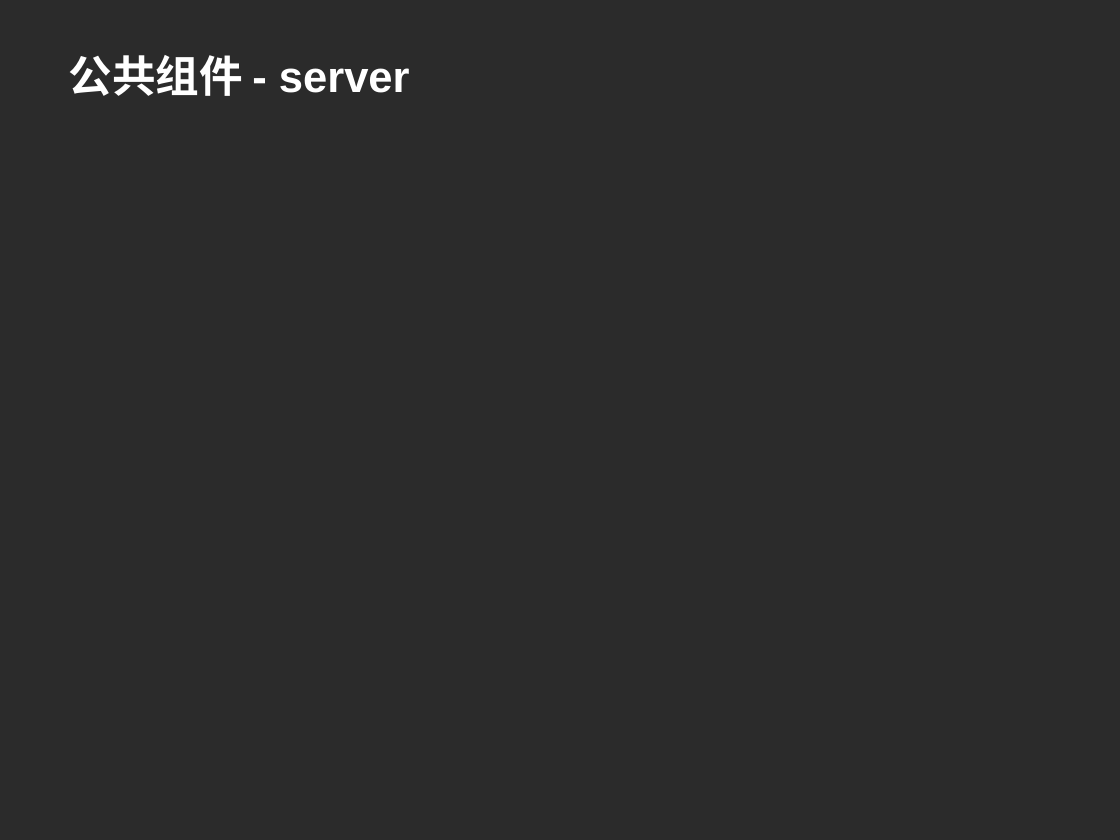
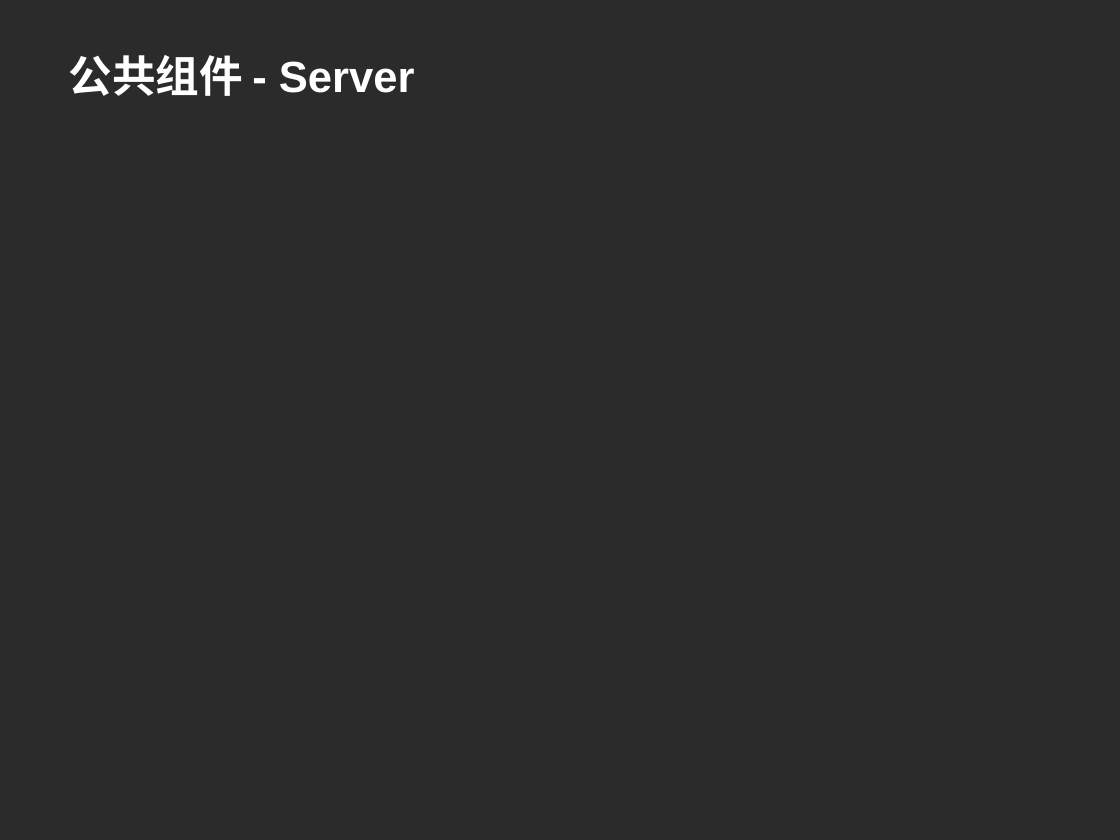
Before and after one commit to shtzr840329/mooon, a slide deck: slide 9 of distributed_platform/docs/mooon.ppt (slide 10 before the commit). Drawn at 1120x840 pixels with LibreOffice and Linux fonts; fonts in the diff are those of the drawing; background and template pictures are left out; a plain dark background stands for a picture behind light text. Boxes give left, top, right and bottom in pixels: in the first picture for what was removed or moved away, otherwise in the second. Text is boxed around its words. In the diff, an @@ line names an element or a change of style, - is before the commit and + after.

```diff
--- a/distributed_platform/docs/mooon.ppt
+++ b/distributed_platform/docs/mooon.ppt
@@ title at (69,55,414,96): text changed @@
-公共组件 - server
+公共组件 - Server
```
Also in this commit, not shown: 5 other slides changed, 5 slides added.
